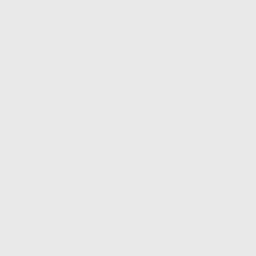
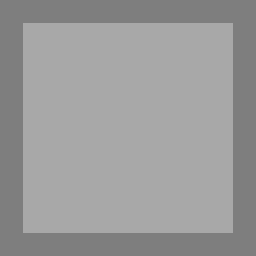
Comparing the layer stacks of the two w=256, h=256 images. Changes:
"Background": opacity 50% → 100%, painted on it over [0, 0, 256, 256]
